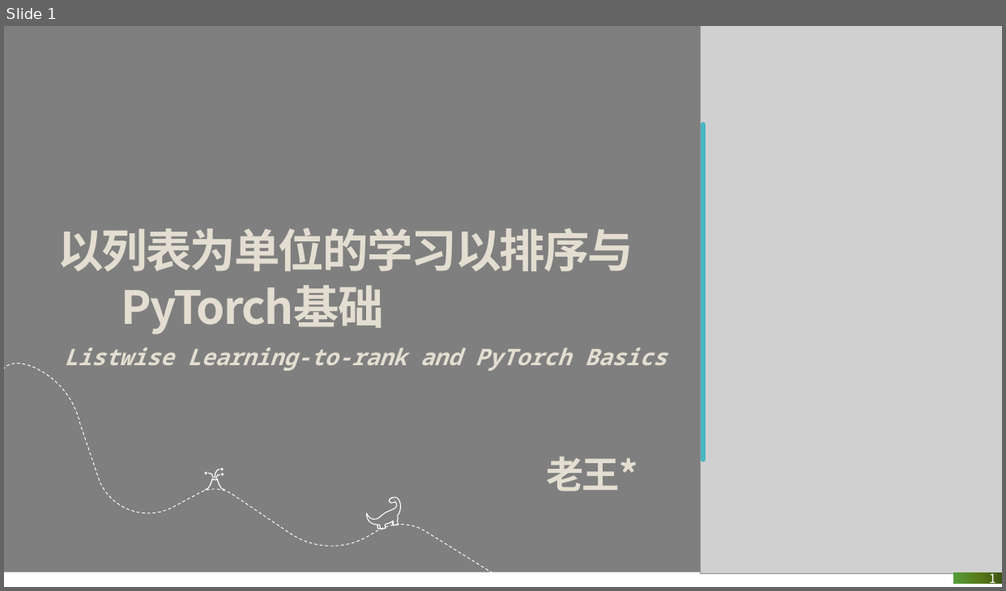
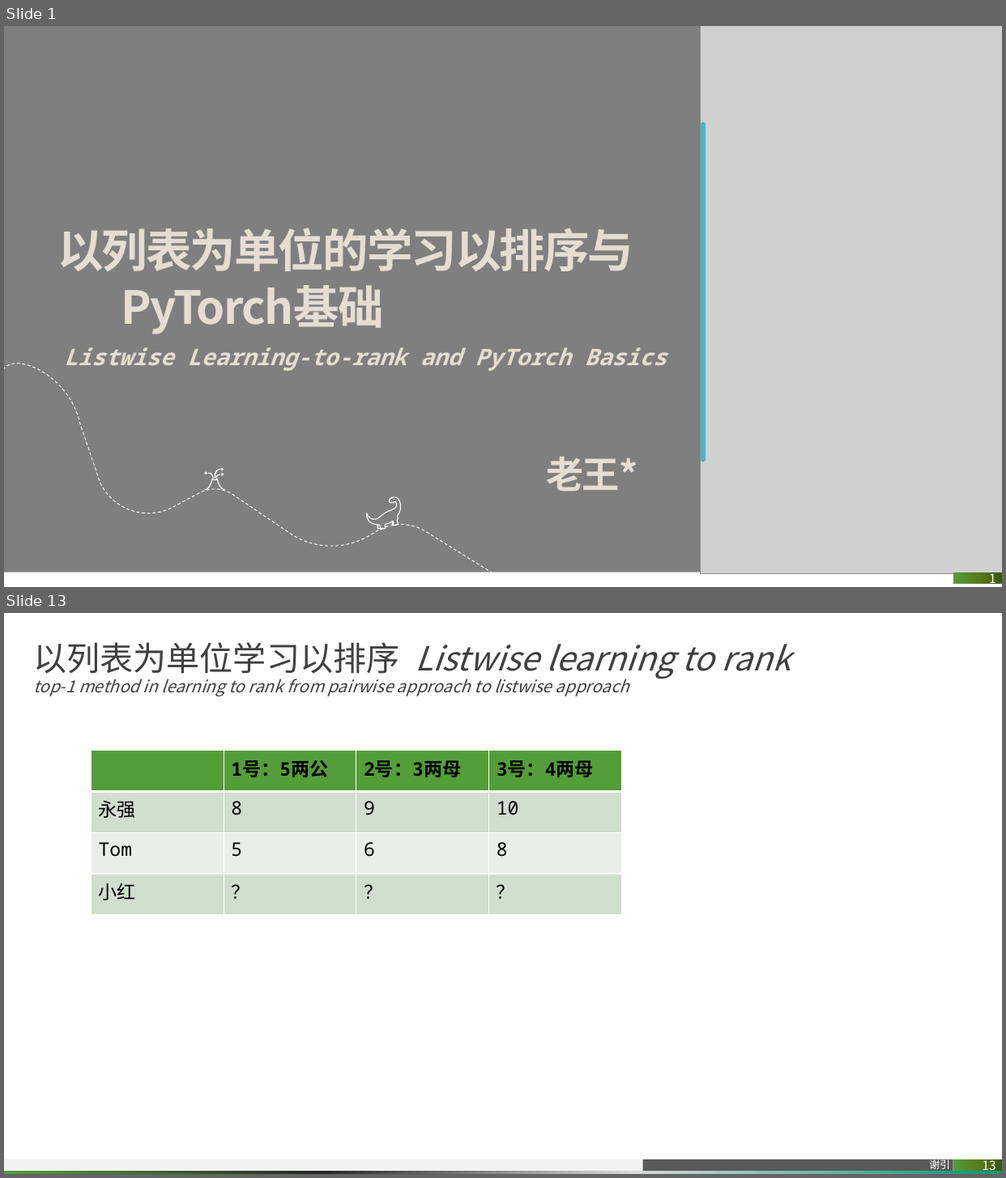
Before and after one commit to pitybea/l2r, a slide deck: rank.pptx. Shown one above the other, each under a label of ours: slide 1 before the commit, slides 1 and 13 after it; the slides between them are not shown. The pictures are 1006x591 and 1006x1178 pixels, drawn with LibreOffice and Linux fonts; fonts in the diff are those of the drawing; grey boxes stand for pictures; background and template pictures are left out. Boxes give left, top, right and bottom in pixels: in the first picture for what was removed or moved away, otherwise in the second. Text is boxed around its words. In the diff, an @@ line names an element or a change of style, - is before the commit and + after.

```diff
--- a/rank.pptx
+++ b/rank.pptx
@@ slide 13 added at (4,613,1002,1174), background #FFFFFF @@
@@ title added at (33,642,791,696), 16 pt, text #404040, italic @@
+以列表为单位学习以排序 Listwise learning to rank
+top-1 method in learning to rank from pairwise approach to listwise approach
@@ table added at (91,751,621,915), 4 rows, 4 columns @@
+ | 1号：5两公 | 2号：3两母 | 3号：4两母
+永强 | 8 | 9 | 10
+Tom | 5 | 6 | 8
+小红 | ？ | ？ | ？
@@ rectangle added at (4,1160,774,1171), fill #F2F2F2 @@
@@ rectangle added at (4,1171,1002,1174), fill gradient #029676 to #D9D9D9 to #262626 to #549E39 @@
@@ rectangle added at (642,1160,953,1171), fill #595959, 10 pt, text #FFFFFF @@
+谢引
@@ page number added at (953,1160,1002,1171), fill gradient #3F5612 to #597B1A to #549E39, 12 pt, text #FFFFFF @@
+13
```
Also in this commit, not shown: 3 slides changed, 10 other slides added, 8 slides removed, 1 other file.
